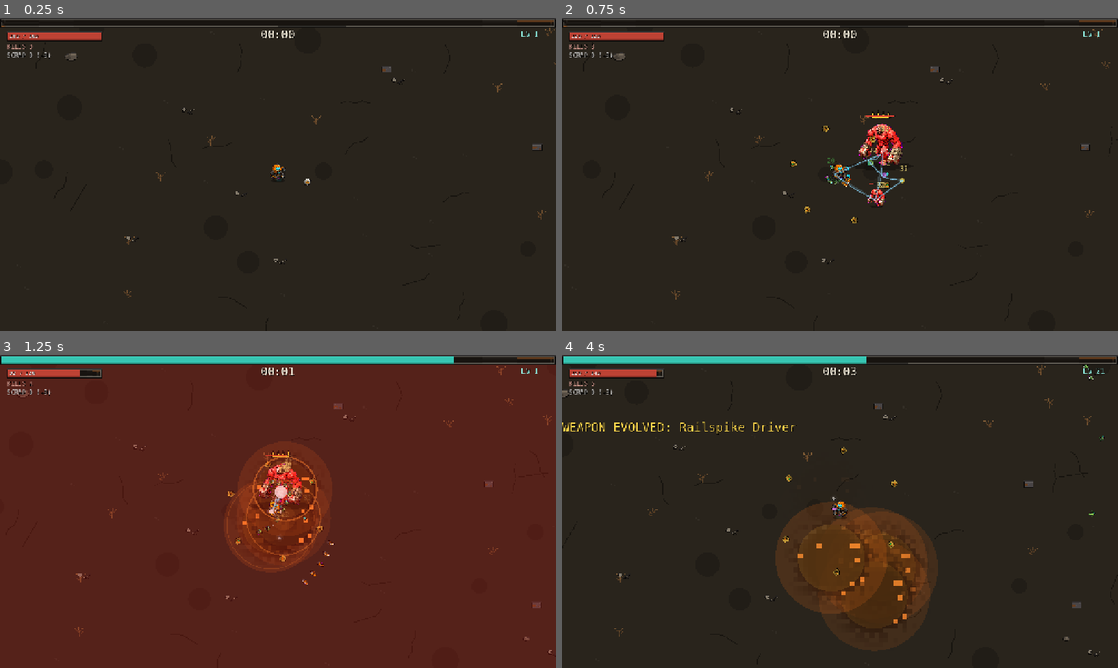
Above: before the commit, frames 1-4 (two rows, left to right).
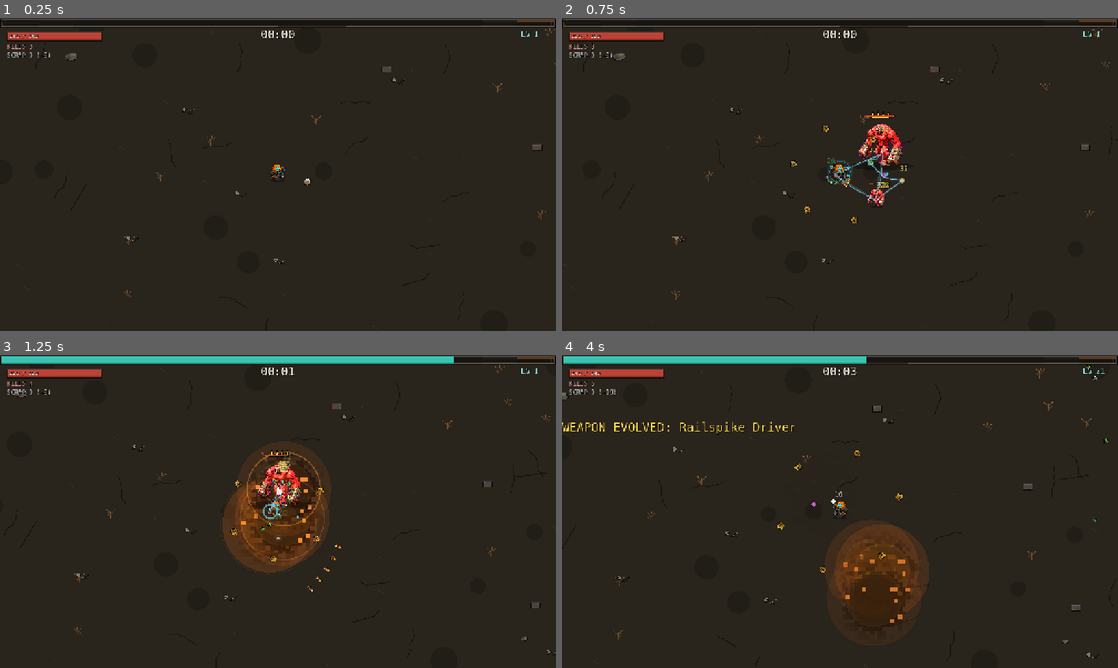
Above: after the commit, the same moments.

Repository: pymmog/last-llm
Game: Godot game, scene res://test/smoke_test.tscn
The game is run twice, just before and just after one commit, with the same random seed, the same clock (stepped at 60 frames per second) and the same inputs. This scene is started directly instead of the project's main scene.
Inputs (mouse positions are in pixels of both pictures, inside the frame that each line leads up to):
- Up to frame 1 (0.25 s): no input
- Up to frame 2 (0.75 s): tap Enter at 0.5 s; move the mouse to (962, 158) at 0.52 s; hold D (move_right) from 0.53 s (still down); tap R at 0.6 s
- Up to frame 3 (1.25 s): keep holding D (move_right); tap Space (ui_select) at 0.77 s
- Up to frame 4 (4 s): move the mouse to (728, 527) at 1.27 s; release D (move_right) at 1.28 s; hold S (move_down) 1.28-2.03 s; tap G at 1.35, 3.6 s; tap Space (ui_select) at 1.52, 3.02, 3.77 s; move the mouse to (895, 442) at 2.02 s; hold D (move_right) 2.03-2.78 s; tap B at 2.1 s; move the mouse to (812, 574) at 2.77 s; hold W (move_up) 2.78-3.53 s; tap R at 2.85 s; move the mouse to (1006, 558) at 3.52 s; hold A (move_left) from 3.53 s (still down)

Frame 1 is identical in both runs. In frame 2, less than 0.1% of the frame differs, in the area x 47-53%, y 45-54%; in frame 3, 95%, in the area x 0-100%, y 3-100%; in frame 4, 6.6%.

Commit message:
feat: Deflector Field passive — blocks 1 hit, recharges
Recharge scales 16s at Lv1 down to 6s at Lv5; first pickup grants
the shield instantly. Adds shield_up/shield_break synth SFX and a
pulsing ring on the player while charged.

Co-Authored-By: Claude Fable 5 <noreply@anthropic.com>

Diff:
--- a/scripts/autoload/sfx.gd
+++ b/scripts/autoload/sfx.gd
@@ -148,6 +148,17 @@
 	b = _buf(0.3)
 	_sweep(b, 440, 880, 0, 0.20, 0.8)
 	_streams["heal"] = _wav(b)
+
+	# Deflector recharge: bright rising shimmer.
+	b = _buf(0.25)
+	_sweep(b, 600, 1400, 3, 0.18, 0.9)
+	_streams["shield_up"] = _wav(b)
+
+	# Deflector break: metallic clang with a fizzle tail.
+	b = _buf(0.28)
+	_sweep(b, 950, 220, 1, 0.22, 1.8)
+	_noise(b, 0.28, 0.7, 2.5)
+	_streams["shield_break"] = _wav(b)
 
 	# Magnet: long vacuum sweep.
 	b = _buf(0.35)
--- a/scripts/player.gd
+++ b/scripts/player.gd
@@ -37,6 +37,9 @@
 var xp_needed := 10.0
 var pending_levels := 0
 
+var shield_ready := false
+var shield_timer := 0.0
+
 var radius := 12.0
 var god_mode := false  # dev debug: ignore all incoming damage
 var invuln := 0.0
@@ -75,6 +78,12 @@
 		anim_t += delta * 10.0
 	if regen > 0.0:
 		hp = minf(hp + regen * delta, max_hp)
+	if passive_level("deflector") > 0 and not shield_ready:
+		shield_timer -= delta
+		if shield_timer <= 0.0:
+			shield_ready = true
+			Sfx.play("shield_up", -4.0)
+			main.spawn_fx("ring", position, 26.0, Color(0.35, 0.85, 1.0))
 	invuln = maxf(invuln - delta, 0.0)
 	queue_redraw()
 
@@ -107,6 +116,12 @@
 	recompute_stats()
 	if id == "chassis":
 		heal(20.0)
+	elif id == "deflector" and was == 0:
+		shield_ready = true
+
+
+func shield_recharge_time() -> float:
+	return 16.0 - 2.5 * (passive_level("deflector") - 1)
 
 
 func add_weapon(id: String) -> void:
@@ -148,6 +163,15 @@
 
 func take_damage(amount: float, from: Vector2 = Vector2.INF) -> void:
 	if invuln > 0.0 or main.run_over or god_mode:
+		return
+	if shield_ready:
+		shield_ready = false
+		shield_timer = shield_recharge_time()
+		invuln = 0.6
+		Sfx.play("shield_break", -2.0)
+		main.spawn_fx("ring", position, 34.0, Color(0.35, 0.85, 1.0))
+		main.spawn_fx("spark", position, 12.0, Color(0.5, 0.9, 1.0))
+		queue_redraw()
 		return
 	var dealt := maxf(amount - armor, 1.0)
 	hp -= dealt
@@ -195,6 +219,12 @@
 	draw_ps1_sprite(frame, PS1_SPRITE_HEIGHT, foot, modulate)
 	draw_set_transform(Vector2.ZERO, 0.0, Vector2.ONE)
 
+	if shield_ready:
+		var pulse := 0.45 + 0.15 * sin(Time.get_ticks_msec() * 0.005)
+		var sc := Color(0.35, 0.85, 1.0)
+		draw_arc(Vector2(0, -6), 24.0, 0.0, TAU, 32, Color(sc.r, sc.g, sc.b, pulse), 1.5)
+		draw_arc(Vector2(0, -6), 27.0, 0.0, TAU, 32, Color(sc.r, sc.g, sc.b, pulse * 0.3), 3.0)
+
 
 func draw_ellipse_approx(center: Vector2, r: Vector2, color: Color) -> void:
 	var pts := PackedVector2Array()
--- a/scripts/upgrades.gd
+++ b/scripts/upgrades.gd
@@ -5,7 +5,7 @@
 	"rivet": {"name": "Rivet Gun", "script": "res://scripts/weapons/rivet_gun.gd",
 		"desc": "Fires rivets at the nearest mutant", "pair": "tungsten", "evolved": "Railspike Driver"},
 	"saw": {"name": "Scrap Saw", "script": "res://scripts/weapons/scrap_saw.gd",
-		"desc": "Saw blades orbit you", "pair": "plating", "evolved": "Buzzkill Halo"},
+		"desc": "Bursts of orbiting saw blades", "pair": "plating", "evolved": "Buzzkill Halo"},
 	"tesla": {"name": "Tesla Arc", "script": "res://scripts/weapons/tesla_arc.gd",
 		"desc": "Chain lightning between mutants", "pair": "capacitor", "evolved": "Storm Coil"},
 	"mortar": {"name": "Plasma Mortar", "script": "res://scripts/weapons/plasma_mortar.gd",
@@ -26,6 +26,7 @@
 	"core": {"name": "Power Core", "max": 5, "desc": "+8% damage"},
 	"legs": {"name": "Hydraulic Legs", "max": 5, "desc": "+8% move speed"},
 	"magnet": {"name": "Magnet Coil", "max": 5, "desc": "+20% pickup radius"},
+	"deflector": {"name": "Deflector Field", "max": 5, "desc": "Blocks 1 hit, recharges faster"},
 }
 
 const MAX_WEAPON_SLOTS := 4
